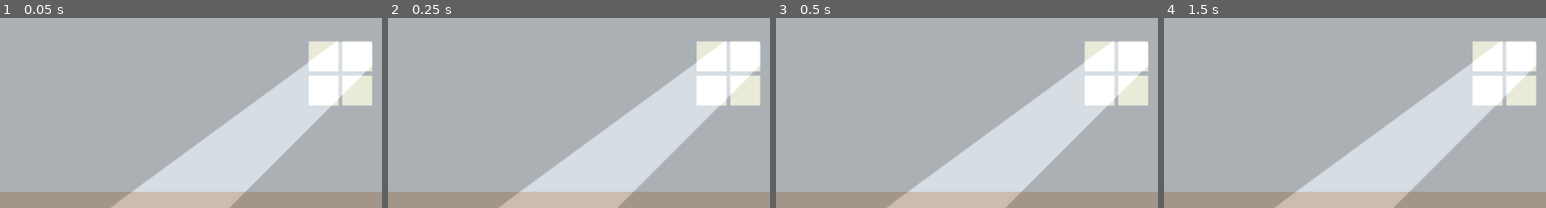
Above: before the commit, frames 1-4 (left to right).
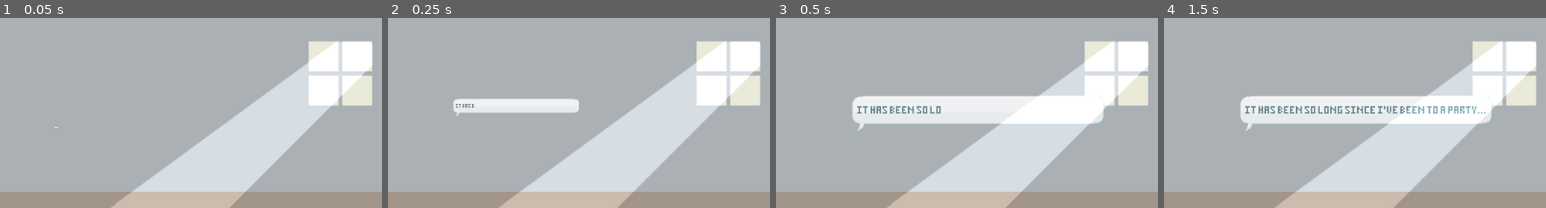
Above: after the commit, the same moments.

Repository: zeskysee/we-missed-party
Game: Godot game, scene res://party_house.tscn
Two runs of this game, one before a commit and one after it. Both use one fixed random seed, a clock stepped at 60 frames per second and the inputs below. The project has no main scene, so this scene is started directly.
Inputs:
- Up to frame 1 (0.05 s): no input
- Up to frame 2 (0.25 s): no input
- Up to frame 3 (0.5 s): no input
- Up to frame 4 (1.5 s): hold Right (ui_right) 0.53-1.28 s; tap Enter at 1.25 s; hold Down (ui_down) from 1.28 s (still down)
The pictures show only the part of the screen within x 23-73%, y 34-84%; the shares and areas given below are measured in that part.

The runs differ from the first frame. In frame 1, less than 0.1% of the frame differs, in the area x 14-16%, y 57-58%; in frame 2, 2.4%; in frame 3, 9.2%, in the area x 20-86%, y 41-60%; in frame 4, 8.9%.

Commit message:
Fix speech bubble

Diff:
--- a/party_house.tscn
+++ b/party_house.tscn
@@ -1,7 +1,8 @@
-[gd_scene load_steps=3 format=2]
+[gd_scene load_steps=4 format=2]
 
 [ext_resource path="res://party_house.gd" type="Script" id=1]
 [ext_resource path="res://sprites/light_window.png" type="Texture" id=2]
+[ext_resource path="res://speech.tscn" type="PackedScene" id=3]
 
 [node name="PartyHouse" type="Node2D"]
 script = ExtResource( 1 )
@@ -92,3 +93,7 @@
 
 [node name="Camera2D" type="Camera2D" parent="."]
 position = Vector2( 512, 300 )
+
+[node name="Speech" parent="." instance=ExtResource( 3 )]
+position = Vector2( 335, 364 )
+text = "It has been so long since I've been to a party..."
--- a/speech.gd
+++ b/speech.gd
@@ -2,7 +2,7 @@
 
 
 # Minimum size of the speech bubble.
-const MINIMUM_SIZE = Vector2(50, 50)
+const MINIMUM_SIZE = Vector2(79, 50)
 const LINE_BREAK_THRESHOLD = 225
 
 # Marks if this speech node is playing or not.
@@ -15,15 +15,16 @@
 # Keep track of characters shown since last tick.
 var characters_shown = 0
 # Time elapsed since this speech node is playing.
-var time_elapsed = 0
-
+var time_elapsed: float = 0.0
 
 # The AnimationPlayer to control the showing of the speech bubble.
 onready var animation_player = $AnimationPlayer
+# AudioStreamPlayer2D which plays the speech tick sound.
+onready var audio_tick = $TickSound
 # Bubble NinePatchRect to be resized according to the amount of text revealed.
 onready var bubble = $Repositioning/Control/Bubble
 # Label which will display the dialogue text.
-onready var label = $Repositioning/Control/Label
+onready var label = $Repositioning/Control/MarginContainer/Label
 
 
 func _ready():
@@ -35,13 +36,10 @@
 func _process(delta):
 	if is_playing:
 		time_elapsed += delta
-		label.percent_visible = time_elapsed / time_to_finish * \
-				label.percent_visible
-		# This is the amount of pixel space the font is taking up.
-		var font_space = label.visible_characters * label.font.font_data.size
-		bubble.rect_size.x = max(MINIMUM_SIZE.x, font_space)
-		bubble.rect_size.y = max(MINIMUM_SIZE.y, floor(
-				font_space / LINE_BREAK_THRESHOLD) * label.font.get_height())
+		label.percent_visible = time_elapsed / time_to_finish
+		if characters_shown < label.visible_characters:
+			audio_tick.play()
+			characters_shown = label.visible_characters
 
 
 # Plays the show animation of the speech bubble.
--- a/speech.tscn
+++ b/speech.tscn
@@ -163,6 +163,20 @@
 "points": PoolRealArray( 1e-05, -0.25, 0, 0.25, 0, 1, -0.25, 0, 0.25, 0 ),
 "times": PoolRealArray( 0, 0.5 )
 }
+tracks/6/type = "audio"
+tracks/6/path = NodePath("ShowSound")
+tracks/6/interp = 1
+tracks/6/loop_wrap = true
+tracks/6/imported = false
+tracks/6/enabled = true
+tracks/6/keys = {
+"clips": [ {
+"end_offset": 0.0,
+"start_offset": 0.0,
+"stream": ExtResource( 4 )
+} ],
+"times": PoolRealArray( 0.2 )
+}
 
 [node name="Speech" type="Node2D"]
 script = ExtResource( 2 )
@@ -176,23 +190,28 @@
 "_edit_use_anchors_": false
 }
 
-[node name="Control" type="Control" parent="Repositioning"]
-rect_scale = Vector2( 1e-05, 1e-05 )
-__meta__ = {
-"_edit_use_anchors_": false
-}
-
-[node name="Bubble" type="NinePatchRect" parent="Repositioning/Control"]
+[node name="Control" type="MarginContainer" parent="Repositioning"]
 anchor_left = 0.5
 anchor_top = 0.5
 anchor_right = 0.5
 anchor_bottom = 0.5
-margin_left = -39.5
-margin_top = -22.0
-margin_right = 39.5
-margin_bottom = 29.0
-grow_horizontal = 2
-grow_vertical = 2
+margin_left = -32.5
+margin_top = -26.0
+margin_right = 32.5
+margin_bottom = 26.0
+grow_horizontal = 2
+grow_vertical = 2
+size_flags_horizontal = 4
+__meta__ = {
+"_edit_use_anchors_": false
+}
+
+[node name="Bubble" type="NinePatchRect" parent="Repositioning/Control"]
+margin_right = 65.0
+margin_bottom = 52.0
+grow_horizontal = 2
+grow_vertical = 2
+size_flags_horizontal = 5
 texture = ExtResource( 1 )
 region_rect = Rect2( 0, 0, 64, 64 )
 patch_margin_left = 26
@@ -203,26 +222,32 @@
 "_edit_use_anchors_": false
 }
 
-[node name="Label" type="Label" parent="Repositioning/Control"]
-anchor_left = 0.5
-anchor_top = 0.5
-anchor_right = 0.5
-anchor_bottom = 0.5
-margin_left = -4.0
-margin_top = -6.0
-margin_right = 4.0
-margin_bottom = 6.0
+[node name="MarginContainer" type="MarginContainer" parent="Repositioning/Control"]
+margin_right = 65.0
+margin_bottom = 52.0
+grow_horizontal = 2
+grow_vertical = 2
+custom_constants/margin_right = 8
+custom_constants/margin_top = 16
+custom_constants/margin_left = 8
+custom_constants/margin_bottom = 24
+
+[node name="Label" type="Label" parent="Repositioning/Control/MarginContainer"]
+margin_left = 8.0
+margin_top = 16.0
+margin_right = 57.0
+margin_bottom = 28.0
 grow_horizontal = 2
 grow_vertical = 2
 theme = SubResource( 2 )
-text = "hi."
+text = "Hi."
 align = 1
-valign = 1
 __meta__ = {
 "_edit_use_anchors_": false
 }
 
 [node name="AnimationPlayer" type="AnimationPlayer" parent="."]
+reset_on_save = false
 anims/RESET = SubResource( 4 )
 anims/show = SubResource( 3 )
 
